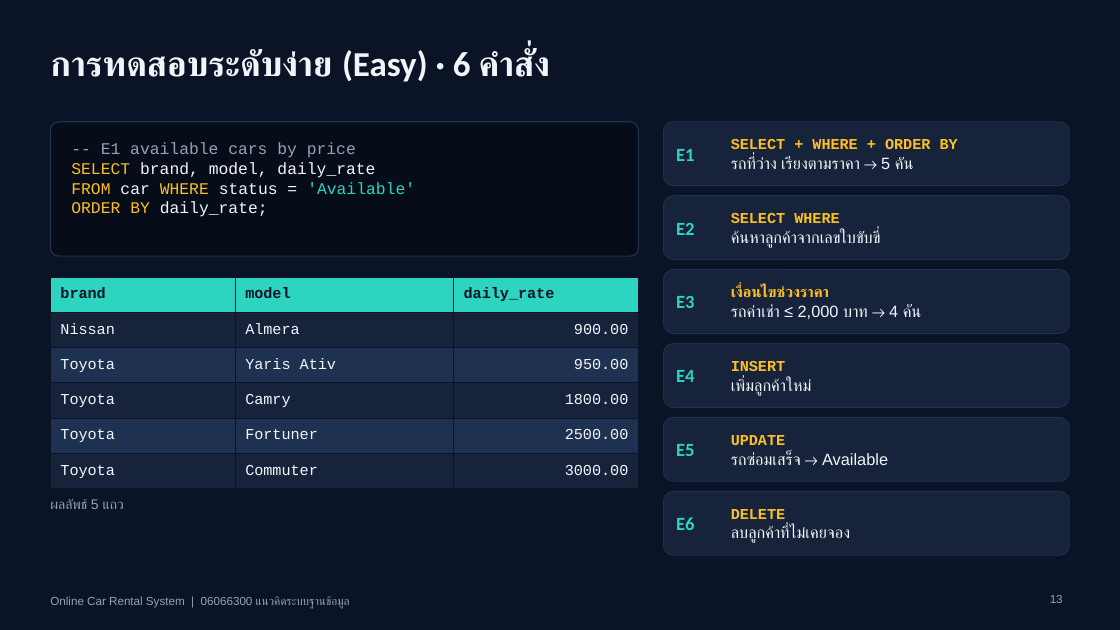
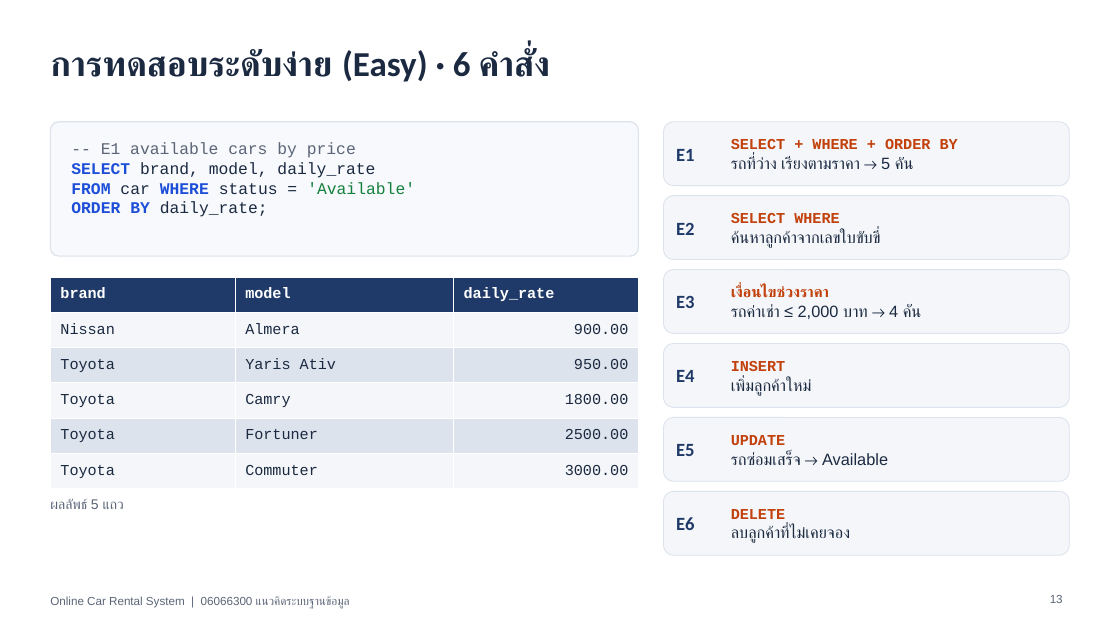
Before and after one commit to 68070299-lang/data, a slide deck: slide 13 of presentation/Online_Car_Rental_System.pptx. Drawn at 1120x630 pixels with LibreOffice and Linux fonts; fonts in the diff are those of the drawing. Boxes give left, top, right and bottom in pixels: in the first picture for what was removed or moved away, otherwise in the second. Text is boxed around its words. In the diff, an @@ line names an element or a change of style, - is before the commit and + after.

```diff
--- a/presentation/Online_Car_Rental_System.pptx
+++ b/presentation/Online_Car_Rental_System.pptx
@@ background #0B1426 to #FFFFFF @@
@@ title "การทดสอบระดับง่าย (Easy) · 6 คำสั่ง" at bbox=[50, 49, 550, 82]: text colour #F1F5F9 to #1B2A41 @@
@@ rounded rectangle at bbox=[50, 122, 639, 256]: fill #060C18 to #F7F9FC; outline #1F3150 1 pt to #DCE3EC 1 pt @@
@@ text "-- E1 available cars by ..." at bbox=[71, 142, 415, 217]: text colour #94A3B8 to #5B6577 in "-- E1 available cars by price"; text colour #FBBF24 to #1D4ED8, bold on in "SELECT", "FROM WHERE", "ORDER BY"; text colour #F1F5F9 to #1B2A41 in "brand, model, daily_rate", "car status =", "daily_rate;"; text colour #2DD4BF to #15803D in "'Available'" @@
@@ text "SELECT + WHERE + ORDER ..." at bbox=[731, 139, 958, 169]: text colour #FBBF24 to #C2410C in "SELECT + WHERE + ORDER BY"; text colour #F1F5F9 to #1B2A41 in "รถที่ว่าง เรียงตามราคา → 5 คัน" @@
@@ text "SELECT WHERE" at bbox=[731, 213, 880, 248]: text colour #FBBF24 to #C2410C in "SELECT WHERE"; text colour #F1F5F9 to #1B2A41 in "ค้นหาลูกค้าจากเลขใบขับขี่" @@
@@ table at bbox=[50, 277, 639, 482] @@
@@ fill #2DD4BF to #1F3A68 in row 1 @@
@@ fill #16233B to #F4F6F9 in 9 cells @@
@@ fill #1F3150 to #DCE3EC in 6 cells @@
@@ text colour #0B1426 to #FFFFFF in "brand", "model", "daily_rate" @@
@@ text colour #F1F5F9 to #1B2A41 in "Nissan", "Almera", "900.00", "Toyota" and 11 more places @@
@@ borders changed @@
@@ text "เงื่อนไขช่วงราคา" at bbox=[731, 285, 922, 319]: text colour #FBBF24 to #C2410C in "เงื่อนไขช่วงราคา"; text colour #F1F5F9 to #1B2A41 in "รถค่าเช่า ≤ 2,000 บาท → 4 คัน" @@
@@ text "INSERT" at bbox=[731, 361, 812, 396]: text colour #FBBF24 to #C2410C in "INSERT"; text colour #F1F5F9 to #1B2A41 in "เพิ่มลูกค้าใหม่" @@
@@ text "UPDATE" at bbox=[731, 435, 888, 465]: text colour #FBBF24 to #C2410C in "UPDATE"; text colour #F1F5F9 to #1B2A41 in "รถซ่อมเสร็จ → Available" @@
@@ fill #16233B to #F4F6F9; outline #1F3150 0.75 pt to #DCE3EC 0.75 pt in 6 elements at bbox=[664, 122, 1070, 186], bbox=[664, 196, 1070, 260], bbox=[664, 270, 1070, 334], bbox=[664, 344, 1070, 408], bbox=[664, 418, 1070, 481], bbox=[664, 492, 1070, 555] @@
@@ text colour #2DD4BF to #1F3A68 in 6 elements at bbox=[676, 149, 694, 161], bbox=[676, 223, 694, 235], bbox=[676, 296, 694, 308], bbox=[676, 370, 694, 382], bbox=[676, 444, 694, 456], bbox=[676, 517, 694, 530] @@
@@ text "DELETE" at bbox=[731, 509, 850, 543]: text colour #FBBF24 to #C2410C in "DELETE"; text colour #F1F5F9 to #1B2A41 in "ลบลูกค้าที่ไม่เคยจอง" @@
@@ text colour #94A3B8 to #5B6577 in 3 elements at bbox=[50, 499, 124, 509], bbox=[1050, 595, 1063, 603], bbox=[50, 596, 350, 609] @@
```
Also in this commit, not shown: 17 other slides changed, 2 other files.
